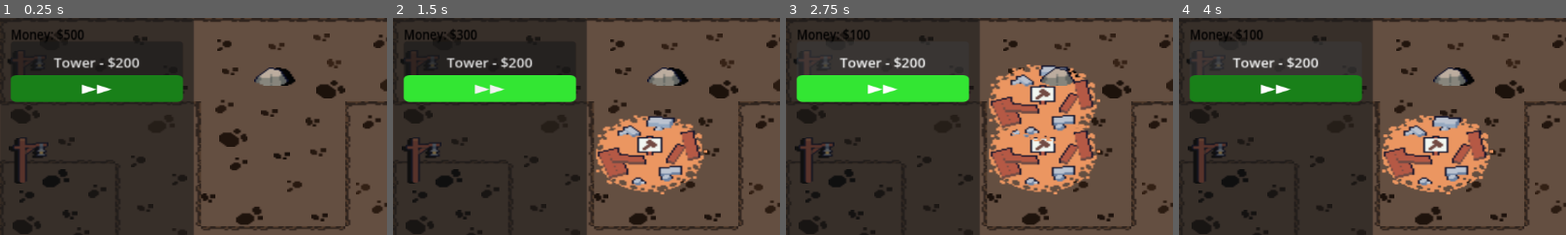
Above: before the commit, frames 1-4 (left to right).
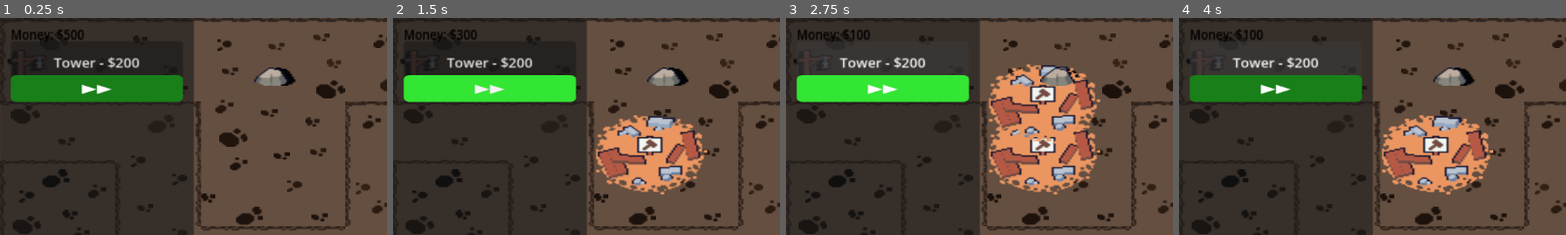
Above: after the commit, the same moments.

Repository: Matthewfrogman/Battle_towers
Game: Godot game, scene res://Map_2.tscn
The game is run twice, just before and just after one commit, with the same random seed, the same clock (stepped at 60 frames per second) and the same inputs. This scene is started directly instead of the project's main scene.
Inputs:
- Up to frame 1 (0.25 s): no input
- Up to frame 2 (1.5 s): click "Tower - $200" at 0.5 s; click "▶▶" at 1.25 s
- Up to frame 3 (2.75 s): click "Tower - $200" at 2 s
- Up to frame 4 (4 s): click "▶▶" at 2.75 s; click "Tower - $200" at 3.5 s
The pictures show only the part of the screen within x 0-50%, y 0-50%; the shares and areas given below are measured in that part.

The runs differ from the first frame. In frame 1, 0.7% of the frame differs, in the area x 2-13%, y 54-77%; in frame 2, 0.7%; in frame 3, 0.7%; in frame 4, 0.7%.

Commit message:
removed the post

Diff:
--- a/Map_2.tscn
+++ b/Map_2.tscn
@@ -187,17 +187,6 @@
 position = Vector2(-2, 1)
 texture = ExtResource("10_60kng")
 
-[node name="Lamp3" type="Sprite2D" parent="." unique_id=1201053886]
-z_index = 1
-position = Vector2(17, 109)
-texture = ExtResource("10_60kng")
-
-[node name="Lamp2" type="Sprite2D" parent="Lamp3" unique_id=1393683061]
-self_modulate = Color(0, 0, 0, 1)
-z_index = -1
-position = Vector2(-2, 1)
-texture = ExtResource("10_60kng")
-
 [node name="Box1" type="Sprite2D" parent="." unique_id=1520979785]
 z_index = 1
 position = Vector2(302, 22)
